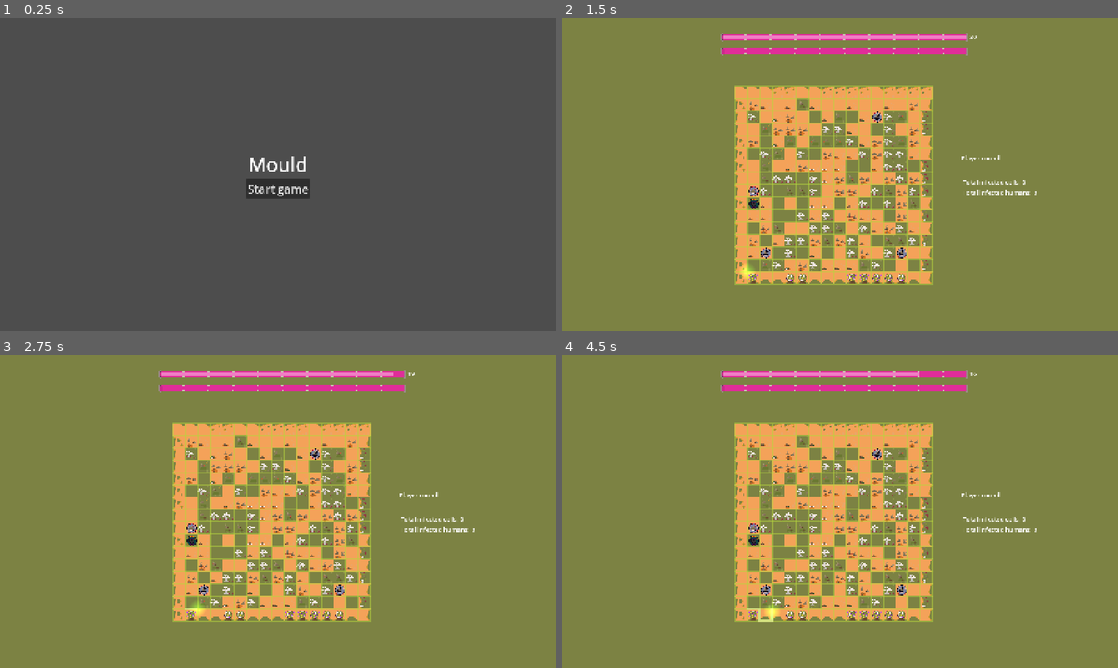
Above: before the commit, frames 1-4 (two rows, left to right).
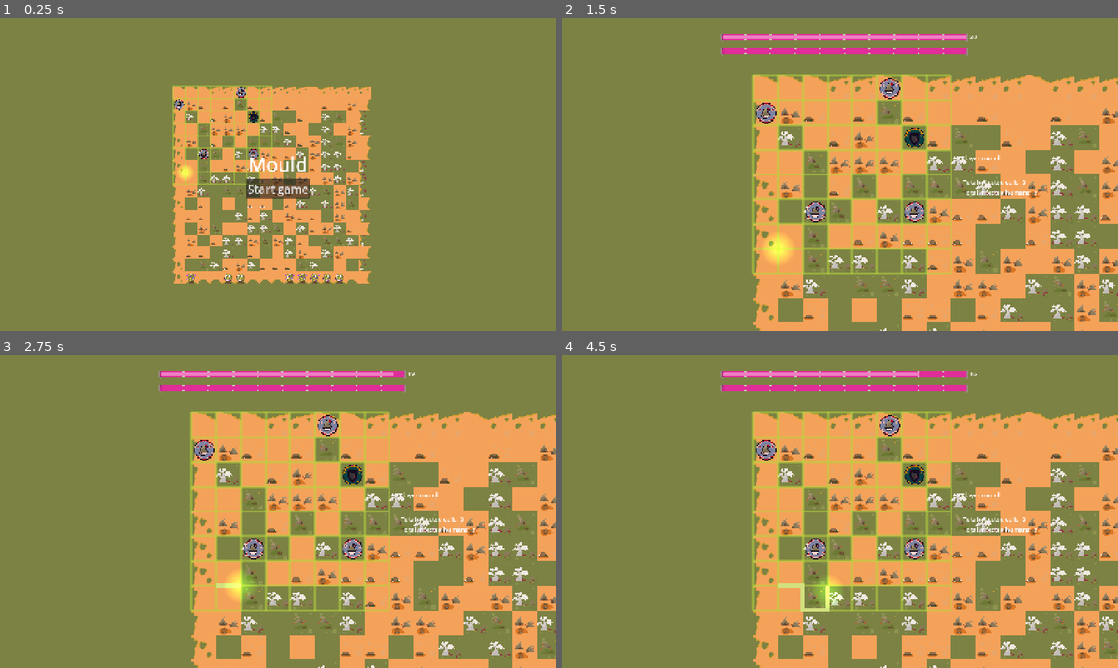
Above: after the commit, the same moments.

Repository: Sooshimi/mould
Game: Godot game, scene res://scenes/main.tscn
The game is run twice, just before and just after one commit, with the same random seed, the same clock (stepped at 60 frames per second) and the same inputs. Sound files missing from this copy of the repository are replaced by a short silence.
Inputs:
- Up to frame 1 (0.25 s): no input
- Up to frame 2 (1.5 s): click "Start game" at 0.5 s; click "Skip Tutorial" at 1.25 s
- Up to frame 3 (2.75 s): tap Enter at 2 s; hold D (right) from 2.03 s (still down)
- Up to frame 4 (4.5 s): tap Space at 2.75, 4.25 s; release D (right) at 2.78 s; hold S (down) 2.78-3.53 s; tap Enter at 3.5 s; hold D (right) 3.53-4.28 s; hold W (up) from 4.28 s (still down)

The runs differ from the first frame. In frame 1, 100% of the frame differs, in the area x 0-100%, y 0-100%; in frame 2, 37%; in frame 3, 37%; in frame 4, 37%.

Commit message:
add game loop

Diff:
--- a/scenes/game_16x16.tscn
+++ b/scenes/game_16x16.tscn
@@ -75,6 +75,7 @@
 script = ExtResource("1_0tnpc")
 
 [node name="CanvasLayer" type="CanvasLayer" parent="."]
+visible = false
 
 [node name="UI" parent="CanvasLayer" instance=ExtResource("7_trtic")]
 size_flags_horizontal = 4
--- a/scenes/game_8x8.tscn
+++ b/scenes/game_8x8.tscn
@@ -1,8 +1,9 @@
-[gd_scene load_steps=13 format=4 uid="uid://bjckrnyhg6sqk"]
+[gd_scene load_steps=14 format=4 uid="uid://bjckrnyhg6sqk"]
 
 [ext_resource type="Script" uid="uid://brebkn8c3ihrw" path="res://scripts/game.gd" id="1_8udce"]
 [ext_resource type="PackedScene" uid="uid://bnx3m6tx4tt5v" path="res://scenes/ui/ui.tscn" id="2_kx78w"]
 [ext_resource type="Texture2D" uid="uid://bkkqq37fwg0fp" path="res://assets/tiles.png" id="3_5wsnw"]
+[ext_resource type="PackedScene" uid="uid://cd0e3v0crc2nt" path="res://scenes/ui/tutorial_ui.tscn" id="3_kx78w"]
 [ext_resource type="PackedScene" uid="uid://ccx1n4a6ip1g3" path="res://scenes/grid.tscn" id="4_63x66"]
 [ext_resource type="PackedScene" uid="uid://ciagworcfis82" path="res://scenes/slime_path.tscn" id="5_eam7d"]
 [ext_resource type="PackedScene" uid="uid://h3smwm553ckt" path="res://scenes/characters/slime.tscn" id="6_c7e6t"]
@@ -71,13 +72,23 @@
 [sub_resource type="RectangleShape2D" id="RectangleShape2D_tipki"]
 size = Vector2(317.6875, 32)
 
-[node name="Game" type="Node2D"]
+[node name="Game8x8" type="Node2D"]
 script = ExtResource("1_8udce")
 
 [node name="CanvasLayer" type="CanvasLayer" parent="."]
+visible = false
 
 [node name="UI" parent="CanvasLayer" instance=ExtResource("2_kx78w")]
 size_flags_horizontal = 4
+
+[node name="TutorialUI" parent="CanvasLayer" instance=ExtResource("3_kx78w")]
+anchors_preset = 15
+anchor_right = 1.0
+anchor_bottom = 1.0
+offset_right = 0.0
+offset_bottom = 0.0
+grow_horizontal = 2
+grow_vertical = 2
 
 [node name="TileMapLayer" type="TileMapLayer" parent="."]
 position = Vector2(32, 112)
@@ -98,7 +109,7 @@
 position = Vector2(464, 224)
 
 [node name="Human2" parent="." instance=ExtResource("7_u8lsc")]
-position = Vector2(528, 320)
+position = Vector2(528, 352)
 
 [node name="Human3" parent="." instance=ExtResource("7_u8lsc")]
 position = Vector2(656, 352)
@@ -137,12 +148,12 @@
 position = Vector2(140, 311)
 shape = SubResource("RectangleShape2D_tipki")
 
-[node name="Camera2D" type="Camera2D" parent="."]
-position = Vector2(414, 404)
+[node name="TutorialCamera" type="Camera2D" parent="."]
+position = Vector2(424, 382)
 enabled = false
 zoom = Vector2(5, 5)
 
-[node name="Camera2D2" type="Camera2D" parent="."]
+[node name="8x8Camera" type="Camera2D" parent="."]
 position = Vector2(560, 304)
 enabled = false
 zoom = Vector2(2, 2)
--- a/scenes/main.tscn
+++ b/scenes/main.tscn
@@ -1,18 +1,28 @@
 [gd_scene load_steps=6 format=3 uid="uid://bclp6x7pkar2m"]
 
 [ext_resource type="Script" uid="uid://ka2cwwb15nwm" path="res://scripts/main.gd" id="1_0wfyh"]
-[ext_resource type="PackedScene" uid="uid://b6rwuldwktqp4" path="res://scenes/game_16x16.tscn" id="1_o5qli"]
 [ext_resource type="PackedScene" uid="uid://qpuwx33016k6" path="res://scenes/ui/main_menu.tscn" id="2_0wfyh"]
+[ext_resource type="PackedScene" uid="uid://bjckrnyhg6sqk" path="res://scenes/game_8x8.tscn" id="2_tbgi4"]
 [ext_resource type="AudioStream" uid="uid://cd30sblcnescq" path="res://audio/MUSIC/music_main_loop_loop.wav" id="4_jyhfs"]
 [ext_resource type="AudioStream" uid="uid://b1golcswbymsp" path="res://audio/MUSIC/Atmos.wav" id="5_tbgi4"]
 
 [node name="Main" type="Node"]
 script = ExtResource("1_0wfyh")
 
-[node name="Game" parent="." instance=ExtResource("1_o5qli")]
-visible = false
+[node name="GameWindow" type="Node2D" parent="."]
 
-[node name="MainMenu" parent="." instance=ExtResource("2_0wfyh")]
+[node name="Game" parent="GameWindow" instance=ExtResource("2_tbgi4")]
+
+[node name="MainMenuWindow" type="Control" parent="."]
+layout_mode = 3
+anchors_preset = 15
+anchor_right = 1.0
+anchor_bottom = 1.0
+grow_horizontal = 2
+grow_vertical = 2
+
+[node name="MainMenu" parent="MainMenuWindow" instance=ExtResource("2_0wfyh")]
+layout_mode = 1
 
 [node name="MainLoopMusic" type="AudioStreamPlayer" parent="."]
 stream = ExtResource("4_jyhfs")
--- a/scenes/ui/ui.tscn
+++ b/scenes/ui/ui.tscn
@@ -1,9 +1,8 @@
-[gd_scene load_steps=5 format=3 uid="uid://bnx3m6tx4tt5v"]
+[gd_scene load_steps=4 format=3 uid="uid://bnx3m6tx4tt5v"]
 
 [ext_resource type="Script" uid="uid://ft1a6nxi1yq5" path="res://scripts/ui/ui.gd" id="1_u7n8c"]
 [ext_resource type="Texture2D" uid="uid://dph27g2od80rl" path="res://assets/progress_bar_tube.png" id="2_0dwhk"]
 [ext_resource type="Texture2D" uid="uid://cvu4mowx3dwha" path="res://assets/moveable_progress_bar.png" id="3_pfayw"]
-[ext_resource type="PackedScene" uid="uid://cd0e3v0crc2nt" path="res://scenes/ui/tutorial_ui.tscn" id="4_g5kmx"]
 
 [node name="UI" type="Control"]
 layout_mode = 3
@@ -59,12 +58,21 @@
 layout_mode = 2
 text = "Total infected humans: 0"
 
-[node name="TutorialUI" parent="." instance=ExtResource("4_g5kmx")]
-layout_mode = 1
-anchors_preset = 15
-anchor_right = 1.0
-anchor_bottom = 1.0
-offset_right = 0.0
-offset_bottom = 0.0
-grow_horizontal = 2
-grow_vertical = 2
+[node name="NextLevelButton" type="Button" parent="."]
+layout_mode = 0
+offset_left = 683.0
+offset_top = 731.0
+offset_right = 773.0
+offset_bottom = 762.0
+text = "Next Level"
+
+[node name="RestartButton" type="Button" parent="."]
+layout_mode = 0
+offset_left = 658.0
+offset_top = 729.0
+offset_right = 815.0
+offset_bottom = 760.0
+text = "Back to Main Menu"
+
+[connection signal="pressed" from="NextLevelButton" to="." method="_on_next_level_button_pressed"]
+[connection signal="pressed" from="RestartButton" to="." method="_on_restart_button_pressed"]
--- a/scripts/game.gd
+++ b/scripts/game.gd
@@ -3,11 +3,19 @@
 func _ready() -> void:
 	TurnManager.connect("tutorial_start", start_at_tutorial)
 	TurnManager.connect("game_start", start_game)
-	$CanvasLayer.visible = false
+
+	if TurnManager.current_level == 0:
+		$CanvasLayer.visible = false
+	elif TurnManager.current_level == 2:
+		$CanvasLayer.visible = true
 
 func start_at_tutorial() -> void:
-	$Camera2D.enabled = true
-	$CanvasLayer.visible = true
+	if TurnManager.current_level == 0:
+		$TutorialCamera.enabled = true
+		$CanvasLayer.visible = true
 
 func start_game() -> void:
-	$Camera2D.enabled = false
+	if TurnManager.current_level == 1:
+		$"8x8Camera".enabled = true
+		$TutorialCamera.enabled = false
+	$CanvasLayer.visible = true
--- a/scripts/globals/TurnManager.gd
+++ b/scripts/globals/TurnManager.gd
@@ -1,15 +1,17 @@
 extends Node
 
-enum Level {TUTORIAL, ONE}
+enum Level {TUTORIAL, ONE, TWO, END_GAME}
 var current_level = Level.TUTORIAL
 
 enum TurnState {SLIME_TURN_START, SLIME_ACTION, SLIME_TURN_END, ENEMY_TURN_START, ENEMY_ACTION, ENEMY_TURN_END, END_GAME}
 var current_state = TurnState.SLIME_TURN_START
 
 const tutorial_total_cells := 9
-const tutorial_infected_cells_target := 2 # out of 256 (75%)
-const level_1_total_cells := 256
-const level_1_infected_cells_target := 128 # out of 256 (75%)
+const tutorial_infected_cells_target := 2
+const level_1_total_cells := 64
+const level_1_infected_cells_target := 48 # 48
+const level_2_total_cells := 256
+const level_2_infected_cells_target := 192 # 192
 
 var total_cells: int
 var infected_cells_target: int
@@ -38,6 +40,8 @@
 signal tutorial_start
 signal game_start
 signal stop_slime_move(toggle)
+signal next_level_button_clicked
+signal restart
 
 func start_tutorial() -> void:
 	total_cells = tutorial_total_cells
@@ -46,13 +50,20 @@
 	tutorial_start.emit() # Game and UI script listens to this
 
 func start_game() -> void:
-	total_cells = level_1_total_cells
-	infected_cells_target = level_1_infected_cells_target
+	if current_level == 1:
+		total_cells = level_1_total_cells
+		infected_cells_target = level_1_infected_cells_target
+	elif current_level == 2:
+		total_cells = level_2_total_cells
+		infected_cells_target = level_2_infected_cells_target
+		total_infected_cells = 0
+		total_infected_humans = 0
 	slime_turn_start()
 	game_start.emit() # Game script listens to this
 
 func slime_turn_start() -> void:
 	print("slime turn start")
+	print(slime_moves_left)
 	current_state = TurnState.SLIME_TURN_START
 	slime_moves_left = slime_moves_left_default
 	slime_round_start.emit() # Update UI text
@@ -109,6 +120,8 @@
 func win_end_game() -> void:
 	win.emit() # updates UI
 	current_state = TurnState.END_GAME
+	if current_level == Level.ONE:
+		current_level = Level.TWO
 
 func is_total_infected_cells_milestone_reached() -> bool:
 	return total_infected_cells % infected_cells_milestone == 0
--- a/scripts/main.gd
+++ b/scripts/main.gd
@@ -1,15 +1,34 @@
 extends Node
+
+var first_level = preload("res://scenes/game_8x8.tscn")
+var new_level = preload("res://scenes/game_16x16.tscn")
 
 func _ready() -> void:
 	SceneManager.start_button_click.connect(show_game)
 	$MainLoopMusic.play()
+	TurnManager.connect("next_level_button_clicked", next_level)
+	TurnManager.connect("restart", restart)
 
 func show_game() -> void:
-	$Game.show()
+	#$GameWindow/Game.show()
 	$Atmos.play()
 
-func _on_main_loop_music_finished():
+func _on_main_loop_music_finished() -> void:
 	$MainLoopMusic.play()
 
-func _on_atmos_finished():
+func _on_atmos_finished() -> void:
 	$Atmos.play()
+
+func next_level() -> void:
+	$GameWindow/Game.queue_free()
+	var level_2 = new_level.instantiate()
+	$GameWindow.add_child(level_2)
+	if TurnManager.current_level == 1:
+		TurnManager.current_level = 2
+	elif TurnManager.current_level == 2:
+		TurnManager.current_level = 3
+	TurnManager.start_game()
+	TurnManager.stop_slime_move.emit(false)
+
+func restart() -> void:
+	get_tree().reload_current_scene()
--- a/scripts/ui/tutorial_ui.gd
+++ b/scripts/ui/tutorial_ui.gd
@@ -4,7 +4,7 @@
 	"",
 	"In this game, you play as a slime which spreads fungus!\n\nTry moving with WASD or the arrow keys!",
 	"Great! Did you notice the top green HP bar go down? It goes down by 1 HP every time you move, so watch your HP!\n\nFor every 5 moves you make, humans on the board will move 1 square too.\n\nYou can infect a piece of the ground by moving around all its edges. Try it!",
-	"Nice job, you just infected your first bit of ground! This …(67 unchanged characters)… ar.\n\nThe aim of the game is to infect 50% of the ground. You can also infect hum …(173 unchanged characters)…
+	"Nice job, you just infected your first bit of ground! This …(67 unchanged characters)… ar.\n\nThe aim of the game is to infect 75% of the ground. You can also infect hum …(173 unchanged characters)…
 	"Perfect. There's a few more things to mention:\n\n- Wolves can kill humans. You can kill wolves by moving around the ground they're stood on.\n\n- You can gain HP and max HP by infecting humans, and gain HP for every 2 cells infected!"
 ]
 
@@ -28,7 +28,7 @@
 	TurnManager.stop_slime_move.emit(false)
 	TurnManager.current_level = 1
 	TurnManager.start_game()
-	$SkipTutorialButton.hide()
+	$".".hide()
 	$DialogueBox.hide()
 
 func step_1_player_moved(_new_value) -> void:
--- a/scripts/ui/ui.gd
+++ b/scripts/ui/ui.gd
@@ -11,6 +11,8 @@
 	TurnManager.connect("win", on_win)
 	TurnManager.connect("tutorial_start", update_infected_cells_bar)
 	TurnManager.connect("game_start", update_infected_cells_bar)
+	$NextLevelButton.hide()
+	$RestartButton.hide()
 
 func update_infected_cells_bar() -> void:
 	$TopBar/InfectedCellsBar.max_value = TurnManager.total_cells
@@ -37,6 +39,18 @@
 
 func on_lose() -> void:
 	$TurnLabel.text = "You lost!"
+	if TurnManager.current_level >= 1:
+		TurnManager.current_level = 0
+		$RestartButton.show()
 
 func on_win() -> void:
+	print(TurnManager.current_level)
 	$TurnLabel.text = "You win!"
+	if TurnManager.current_level == 2:
+		$NextLevelButton.show()
+
+func _on_next_level_button_pressed():
+	TurnManager.next_level_button_clicked.emit()
+
+func _on_restart_button_pressed():
+	TurnManager.restart.emit()
